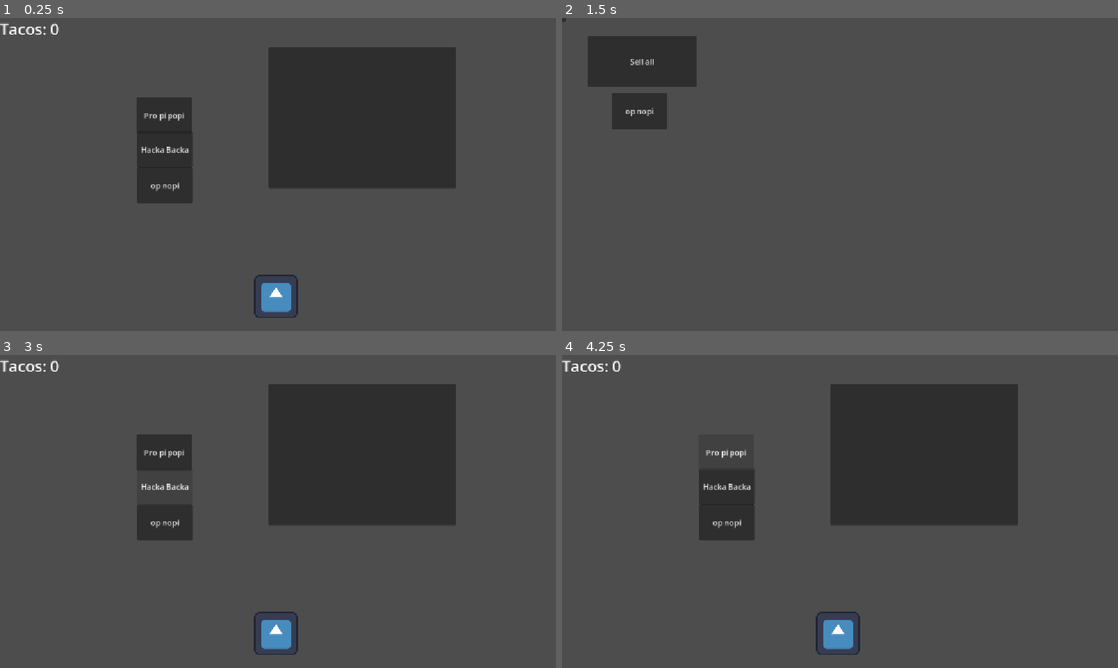
Above: before the commit, frames 1-4 (two rows, left to right).
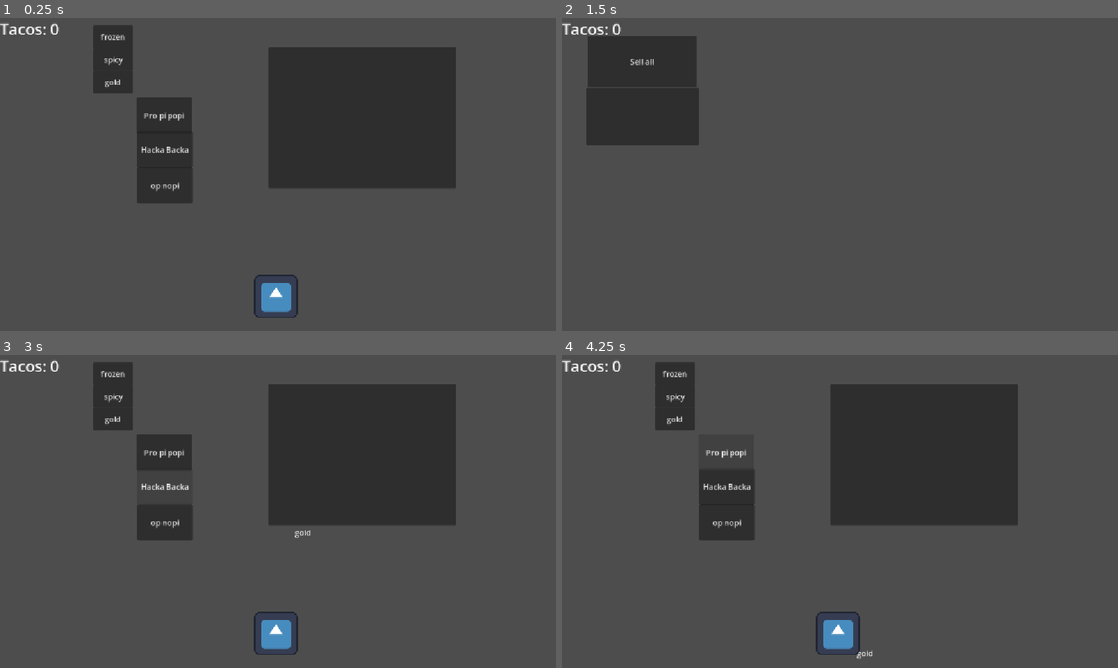
Above: after the commit, the same moments.

Repository: mubixd69-ux/Untitilidy
Game: Godot game, scene res://scenes/main.tscn
Two runs of this game, one before a commit and one after it. Both use one fixed random seed, a clock stepped at 60 frames per second and the inputs below. The engine's default icon, where the game draws it, is replaced by a stand-in: a white triangle on a blue panel in a dark square.
Inputs (mouse positions are in pixels of both pictures, inside the frame that each line leads up to; where the layout moved, square brackets give the same spot in the first picture):
- Up to frame 1 (0.25 s): no input
- Up to frame 2 (1.5 s): click "op nopi" at 0.5 s; click (923, 118) at 1.25 s
- Up to frame 3 (3 s): click (77, 452) [0, 358] at 2 s; click "Hacka Backa" at 2.75 s
- Up to frame 4 (4.25 s): click "Pro pi popi" at 3.5 s

The runs differ from the first frame. In frame 1, 1.5% of the frame differs, in the area x 16-24%, y 2-24%; in frame 2, 2.8%, in the area x 0-25%, y 0-41%; in frame 3, 1.5%; in frame 4, 1.5%.

Commit message:
Added upgrades
1 for frozen taco spawn rates to go up
1 for golden taco spawn rates to go up
1 for spicy taco spawn rates to go down

Diff:
--- a/scenes/button.gd
+++ b/scenes/button.gd
@@ -5,4 +5,14 @@
 
 
 func _on_pressed() -> void:
-	get_tree().change_scene_to_file("res://scenes/main.tscn")
+	$"../../TacoSpawner".visible = true
+	$"../../Bag".visible = true
+	$"../../HUD".visible = true
+	$"../../Change scene".visible = true
+	$"../../op".visible = true
+	$"../../hacka".visible = true
+	$"../../pro".visible = true
+	$"../../upgrade_frozen".visible = true
+	$"../../upgrade_spicy".visible = true
+	$"../../upgrade_gold".visible = true
+	$"..".visible = false
--- a/scenes/changescene1.gd
+++ b/scenes/changescene1.gd
@@ -5,4 +5,14 @@
 
 
 func _on_pressed() -> void:
-	get_tree().change_scene_to_file("res://scenes/resturant.tscn")
+	$"../TacoSpawner".visible = false
+	$"../Bag".visible = false
+	$"../HUD".visible = false
+	$"../op".visible = false
+	$"../Resturant".visible = true
+	$"../hacka".visible = false
+	$"../pro".visible = false
+	$"../upgrade_frozen".visible = false
+	$"../upgrade_spicy".visible = false
+	$"../upgrade_gold".visible = false
+	visible = false
--- a/scenes/main.tscn
+++ b/scenes/main.tscn
@@ -1,6 +1,7 @@
 [gd_scene format=3 uid="uid://ciqukdn3f4v00"]
 
 [ext_resource type="Script" uid="uid://ckt0rxvitvgj5" path="res://scripts/spawner.gd" id="1_0wfyh"]
+[ext_resource type="PackedScene" uid="uid://q21o424aio3m" path="res://scenes/resturant.tscn" id="1_tefeu"]
 [ext_resource type="PackedScene" uid="uid://clkgu8jwn7caf" path="res://scenes/bag.tscn" id="2_0wfyh"]
 [ext_resource type="Script" uid="uid://c52lcxawoe63c" path="res://scripts/Hats/hacka.gd" id="2_o6xl0"]
 [ext_resource type="PackedScene" uid="uid://cc4o3k0ti6iyk" path="res://scenes/hud.tscn" id="3_sugp2"]
@@ -8,35 +9,14 @@
 [ext_resource type="Script" uid="uid://uossa1k8xcvl" path="res://scenes/changescene1.gd" id="4_jyhfs"]
 [ext_resource type="Script" uid="uid://dt431gigwdtis" path="res://scenes/hud.gd" id="4_tbgi4"]
 [ext_resource type="Script" uid="uid://d3et4lha8n47y" path="res://scripts/op.gd" id="6_tefeu"]
+[ext_resource type="Script" uid="uid://dw0xiitg3euah" path="res://scripts/upgrade_frozen.gd" id="10_choun"]
+[ext_resource type="Script" uid="uid://chp1au741bt6i" path="res://scripts/upgrade_spicy.gd" id="11_eb6dy"]
+[ext_resource type="Script" uid="uid://b3438yd0khfhq" path="res://scripts/upgrade_gold.gd" id="11_ya4ey"]
 
 [node name="main" type="Node2D" unique_id=879004149]
 
-[node name="op" type="Button" parent="." unique_id=1086982537]
-offset_left = 284.0
-offset_top = 309.0
-offset_right = 399.0
-offset_bottom = 384.0
-text = "op nopi"
-script = ExtResource("6_tefeu")
-
-[node name="hacka" type="Button" parent="." unique_id=1062749207]
-offset_left = 284.0
-offset_top = 235.0
-offset_right = 399.0
-offset_bottom = 310.0
-text = "Hacka Backa
-"
-script = ExtResource("2_o6xl0")
-
-[node name="pro" type="Button" parent="." unique_id=895986020]
-offset_left = 283.0
-offset_top = 164.0
-offset_right = 398.0
-offset_bottom = 239.0
-text = "Pro pi popi"
-script = ExtResource("3_tipki")
-
 [node name="TacoSpawner" type="Node2D" parent="." unique_id=1261658961 node_paths=PackedStringArray("bag", "ui")]
+unique_name_in_owner = true
 script = ExtResource("1_0wfyh")
 bag = NodePath("../Bag")
 ui = NodePath("../HUD")
@@ -59,7 +39,62 @@
 offset_bottom = 353.0
 script = ExtResource("4_jyhfs")
 
+[node name="op" type="Button" parent="." unique_id=124568209]
+offset_left = 284.0
+offset_top = 309.0
+offset_right = 399.0
+offset_bottom = 384.0
+text = "op nopi"
+script = ExtResource("6_tefeu")
+
+[node name="hacka" type="Button" parent="." unique_id=1264465913]
+offset_left = 284.0
+offset_top = 235.0
+offset_right = 399.0
+offset_bottom = 310.0
+text = "Hacka Backa
+"
+script = ExtResource("2_o6xl0")
+
+[node name="pro" type="Button" parent="." unique_id=222222256]
+offset_left = 283.0
+offset_top = 164.0
+offset_right = 398.0
+offset_bottom = 239.0
+text = "Pro pi popi"
+script = ExtResource("3_tipki")
+
+[node name="Resturant" parent="." unique_id=314803452 instance=ExtResource("1_tefeu")]
+visible = false
+
+[node name="upgrade_frozen" type="Button" parent="." unique_id=1602698884]
+offset_left = 193.0
+offset_top = 15.0
+offset_right = 276.0
+offset_bottom = 62.0
+text = "frozen"
+script = ExtResource("10_choun")
+
+[node name="upgrade_spicy" type="Button" parent="." unique_id=630024993]
+offset_left = 193.0
+offset_top = 62.0
+offset_right = 276.0
+offset_bottom = 109.0
+text = "spicy"
+script = ExtResource("11_eb6dy")
+
+[node name="upgrade_gold" type="Button" parent="." unique_id=674427994]
+offset_left = 193.0
+offset_top = 109.0
+offset_right = 276.0
+offset_bottom = 156.0
+text = "gold"
+script = ExtResource("11_ya4ey")
+
+[connection signal="pressed" from="Change scene" to="Change scene" method="_on_pressed"]
 [connection signal="pressed" from="op" to="op" method="_on_pressed"]
 [connection signal="pressed" from="hacka" to="hacka" method="_on_pressed"]
 [connection signal="pressed" from="pro" to="pro" method="_on_pressed"]
-[connection signal="pressed" from="Change scene" to="Change scene" method="_on_pressed"]
+[connection signal="pressed" from="upgrade_frozen" to="upgrade_frozen" method="_on_pressed"]
+[connection signal="pressed" from="upgrade_spicy" to="upgrade_spicy" method="_on_pressed"]
+[connection signal="pressed" from="upgrade_gold" to="upgrade_gold" method="_on_pressed"]
--- a/scenes/resturant.tscn
+++ b/scenes/resturant.tscn
@@ -2,7 +2,6 @@
 
 [ext_resource type="Script" uid="uid://dgof5imxg0u2e" path="res://scripts/sell_all_tacos.gd" id="1_p8umn"]
 [ext_resource type="Script" uid="uid://chykt2wyf511y" path="res://scenes/button.gd" id="2_p8umn"]
-[ext_resource type="Script" uid="uid://d3et4lha8n47y" path="res://scripts/op.gd" id="3_d63j6"]
 
 [node name="Resturant" type="Node2D" unique_id=314803452]
 
@@ -22,17 +21,10 @@
 offset_bottom = 240.0
 
 [node name="Button" type="Button" parent="." unique_id=2083162529]
-offset_right = 8.0
-offset_bottom = 8.0
+offset_left = 50.0
+offset_top = 144.0
+offset_right = 284.0
+offset_bottom = 263.0
 script = ExtResource("2_p8umn")
 
-[node name="op" type="Button" parent="." unique_id=1819637977]
-offset_left = 103.0
-offset_top = 155.0
-offset_right = 218.0
-offset_bottom = 230.0
-text = "op nopi"
-script = ExtResource("3_d63j6")
-
 [connection signal="pressed" from="Button" to="Button" method="_on_pressed"]
-[connection signal="pressed" from="op" to="op" method="_on_pressed"]
--- a/scripts/op.gd
+++ b/scripts/op.gd
@@ -1,6 +1,6 @@
 extends Button
 
-@export var cost: float = 10.0
+@export var cost: float = 1.0
 
 func _on_pressed() -> void:
 	if GameData.taco_coins >= cost:
--- a/scripts/spawner.gd
+++ b/scripts/spawner.gd
@@ -8,7 +8,12 @@
 @export var bag: Area2D
 @export var ui: Control
 
+var frozen_chance = 0.1
+var golden_chance = 0.1
+var spicy_chance = 0.2
+
 var freeze_active := false
+
 
 func _ready() -> void:
 	spawn_tacos()
@@ -21,11 +26,11 @@
 	if bag and "combo_count" in bag:
 		combo = bag.combo_count
 
-	if combo >= 5 and roll < 0.2:
+	if combo >= 5 and roll < frozen_chance:
 		taco = FROZEN_TACO.instantiate()
-	elif roll < 0.1:
+	elif roll < golden_chance:
 		taco = GOLDEN_TACO.instantiate()
-	elif roll < 0.3:
+	elif roll < spicy_chance:
 		taco = SPICY_TACO.instantiate()
 	else:
 		taco = TACO.instantiate()
--- /dev/null
+++ b/scripts/upgrade_frozen.gd
@@ -0,0 +1,11 @@
+extends Button
+
+@export var price: float = 1.0
+var frozen_price_multi: float = 1.0
+func _on_pressed() -> void:
+	if GameData.taco_coins >= price and %TacoSpawner.frozen_chance <= 0.19:
+		GameData.taco_coins -= price * frozen_price_multi
+		frozen_price_multi += 0.2
+		print(price * frozen_price_multi)
+		%TacoSpawner.frozen_chance += 0.02
+		print(%TacoSpawner.frozen_chance)
--- /dev/null
+++ b/scripts/upgrade_gold.gd
@@ -0,0 +1,11 @@
+extends Button
+
+@export var price: float = 1.0
+var golden_price_multi: float = 1.0
+
+func _on_pressed() -> void:
+	if GameData.taco_coins >= price and %TacoSpawner.golden_chance <= 0.29:
+		GameData.taco_coins -= price * golden_price_multi
+		golden_price_multi += 0.2
+		%TacoSpawner.golden_chance += 0.02
+		print(%TacoSpawner.golden_chance)
--- /dev/null
+++ b/scripts/upgrade_spicy.gd
@@ -0,0 +1,11 @@
+extends Button
+
+@export var price: float = 1.0
+var spicy_price_multi: float = 1.0
+
+func _on_pressed() -> void:
+	if GameData.taco_coins >= price and %TacoSpawner. spicy_chance >= 0.01:
+		GameData.taco_coins -= price * spicy_price_multi
+		spicy_price_multi += 0.2
+		%TacoSpawner.spicy_chance -= 0.02
+		print(%TacoSpawner.spicy_chance)
Not shown, added: scripts/upgrade_frozen.gd.uid
Not shown, added: scripts/upgrade_gold.gd.uid
Not shown, added: scripts/upgrade_spicy.gd.uid
